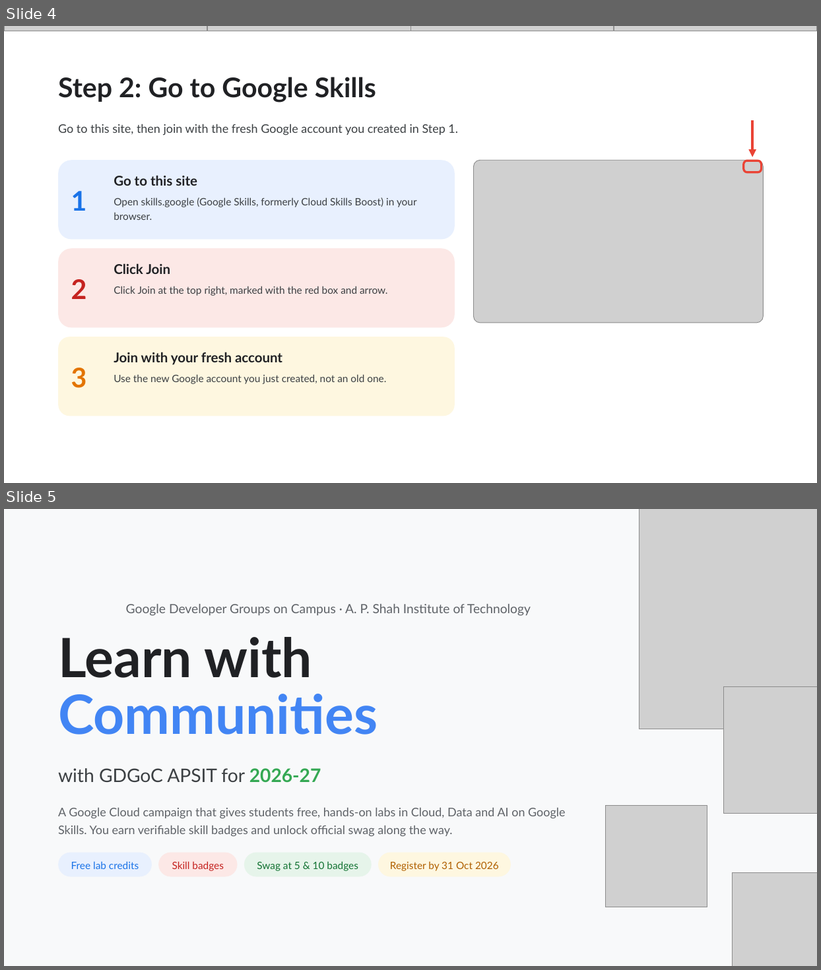
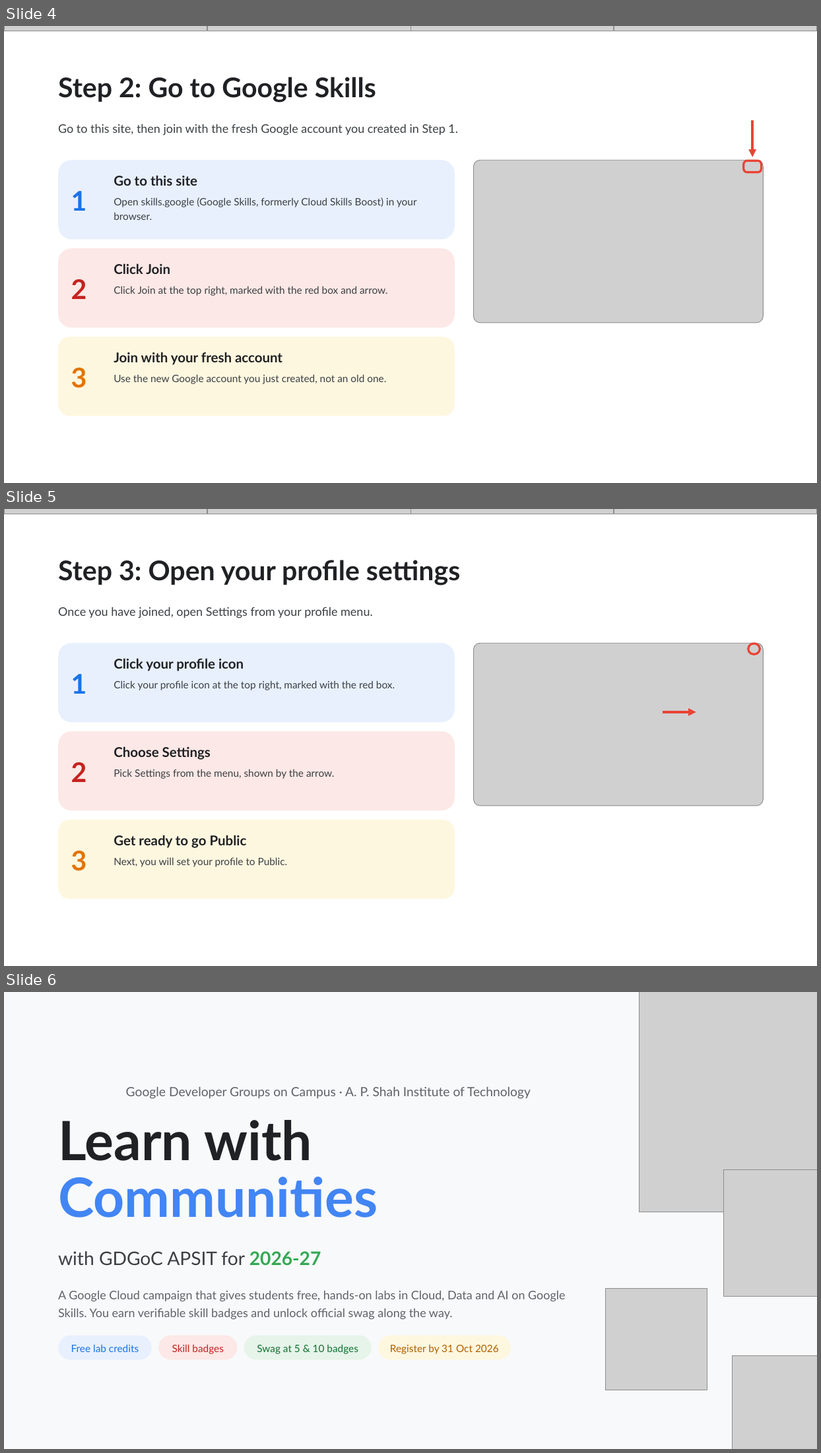
Before and after one commit to Viverun/Realism_Grade, a slide deck: Skill_Boost_Registration_Guide.pptx. Shown one above the other, each under a label of ours: slides 4 and 5 before the commit, slides 4, 5 and 6 after it. The pictures are 821x970 and 821x1453 pixels, drawn with LibreOffice and Linux fonts; fonts in the diff are those of the drawing; grey boxes stand for pictures; background and template pictures are left out. Boxes give left, top, right and bottom in pixels: in the first picture for what was removed or moved away, otherwise in the second. Text is boxed around its words. In the diff, an @@ line names an element or a change of style, - is before the commit and + after.

```diff
--- a/Skill_Boost_Registration_Guide.pptx
+++ b/Skill_Boost_Registration_Guide.pptx
@@ slide 5 added at bbox=[4, 509, 817, 966], background #FFFFFF @@
@@ picture added at bbox=[4, 509, 207, 514] @@
@@ picture added at bbox=[207, 509, 411, 514] @@
@@ picture added at bbox=[411, 509, 614, 514] @@
@@ picture added at bbox=[614, 509, 817, 514] @@
@@ title added at bbox=[58, 560, 460, 586], 32 pt, text #202124, bold @@
+Step 3: Open your profile settings
@@ text added at bbox=[58, 607, 373, 619], 14 pt, text #3C4043 @@
+Once you have joined, open Settings from your profile menu.
@@ rounded rectangle added at bbox=[58, 643, 455, 722], fill #E8F0FE @@
@@ picture added at bbox=[474, 643, 764, 806] @@
@@ rounded rectangle added at bbox=[748, 644, 760, 654], outline #EA4335 2.5 pt @@
@@ text added at bbox=[114, 658, 244, 671], 16 pt, text #202124, bold @@
+Click your profile icon
@@ text added at bbox=[71, 674, 87, 694], 32 pt, text #1A73E8, bold @@
+1
@@ text added at bbox=[114, 681, 395, 691], 12 pt, text #3C4043 @@
+Click your profile icon at the top right, marked with the red box.
@@ arrow added from (663, 712) to (696, 712), #EA4335 3 pt @@
@@ rounded rectangle added at bbox=[58, 731, 455, 811], fill #FCE8E6 @@
@@ text added at bbox=[71, 762, 87, 782], 32 pt, text #C5221F, bold @@
+2
@@ text added at bbox=[114, 747, 211, 760], 16 pt, text #202124, bold @@
+Choose Settings
@@ text added at bbox=[114, 769, 335, 779], 12 pt, text #3C4043 @@
+Pick Settings from the menu, shown by the arrow.
@@ rounded rectangle added at bbox=[58, 820, 455, 900], fill #FEF7E0 @@
@@ text added at bbox=[114, 835, 247, 848], 16 pt, text #202124, bold @@
+Get ready to go Public
@@ text added at bbox=[71, 851, 87, 871], 32 pt, text #E37400, bold @@
+3
@@ text added at bbox=[114, 857, 288, 867], 12 pt, text #3C4043 @@
+Next, you will set your profile to Public.
@@ what was slide 5 is now slide 6 @@
```
